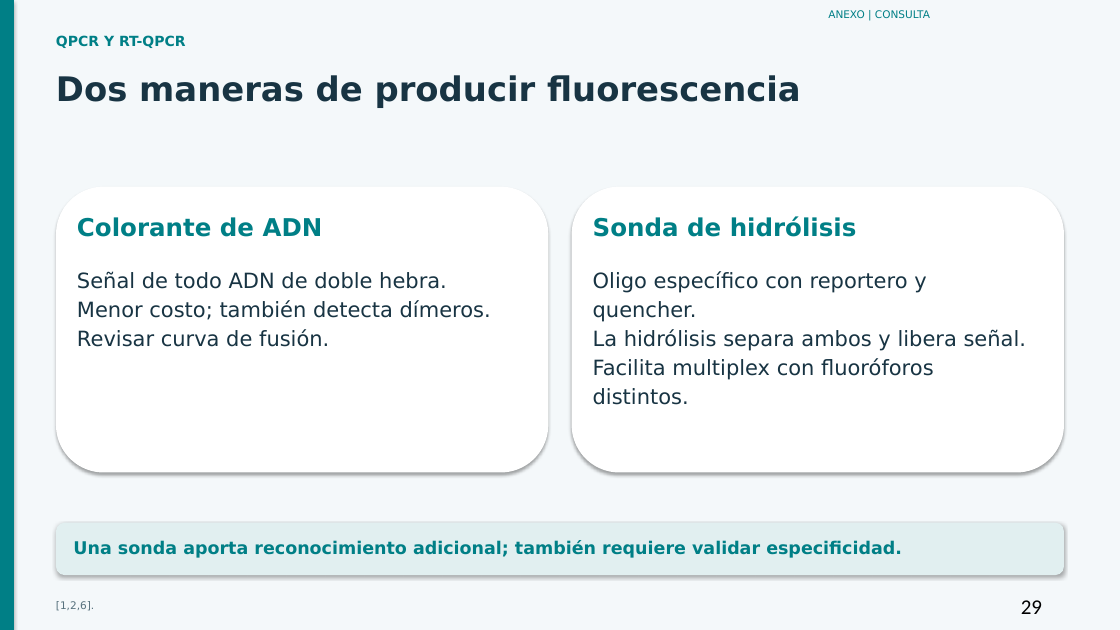
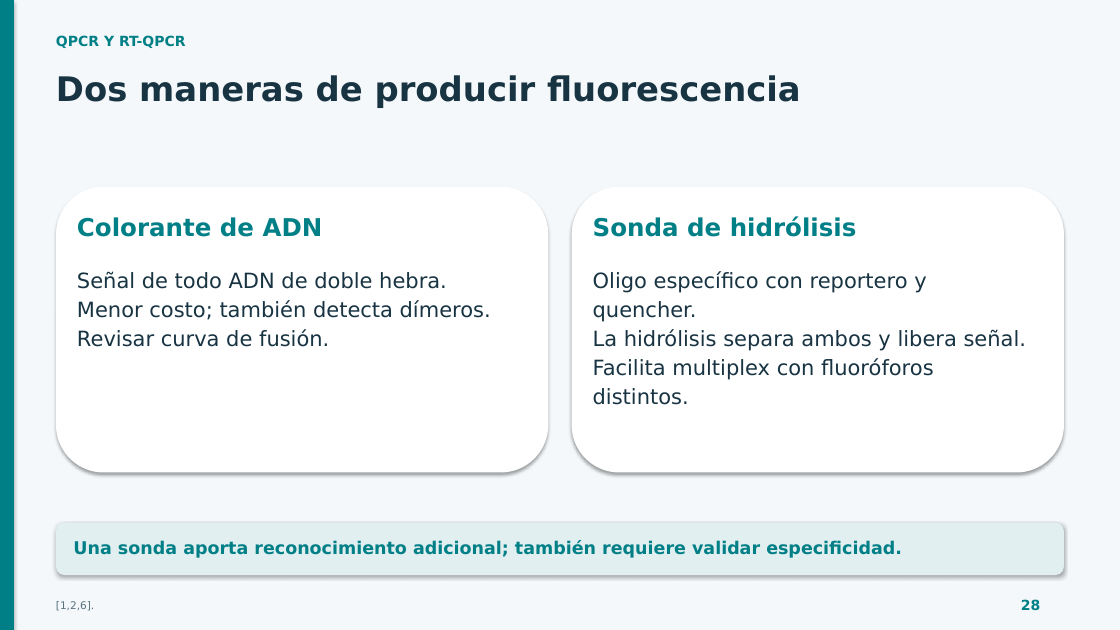
Before and after one commit to espinemilia02-design/Clases2026, a slide deck: slide 28 of pcr_comparada_40min/PCR_40min_con_anexos.pptx (slide 29 before the commit). Drawn at 1120x630 pixels with LibreOffice and Linux fonts; fonts in the diff are those of the drawing. Boxes give left, top, right and bottom in pixels: in the first picture for what was removed or moved away, otherwise in the second. Text is boxed around its words. In the diff, an @@ line names an element or a change of style, - is before the commit and + after.

```diff
--- a/pcr_comparada_40min/PCR_40min_con_anexos.pptx
+++ b/pcr_comparada_40min/PCR_40min_con_anexos.pptx
@@ text removed at box(828, 10, 930, 18) @@
-ANEXO | CONSULTA
@@ text at box(1021, 599, 1040, 610): text changed; size 18 to 12 pt; font Calibri to DejaVu Sans; text colour #000000 to #007F86; bold on @@
-29
+28
```
Also in this commit, not shown: 26 other slides changed, 15 slides added, 17 slides removed, 4 other files.
